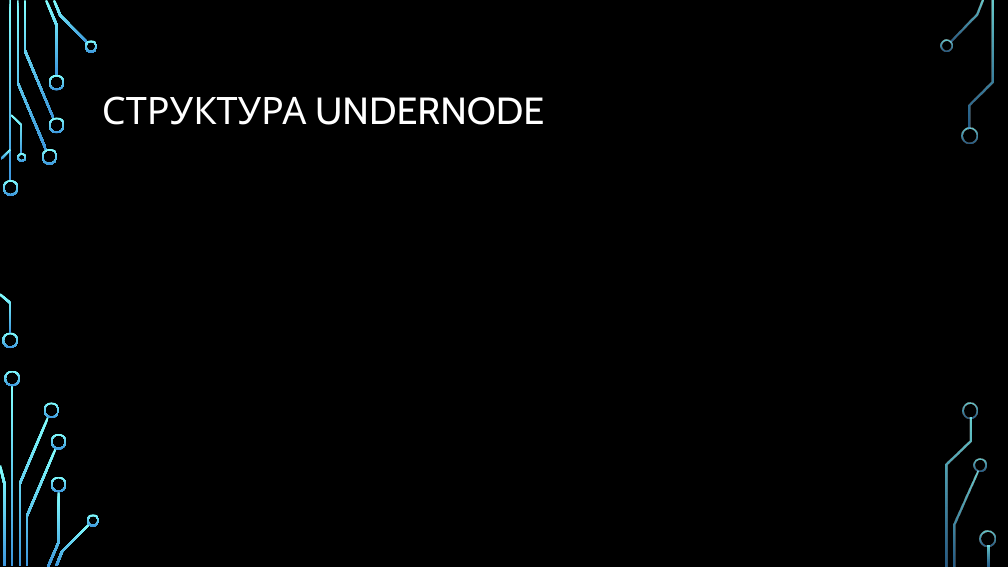
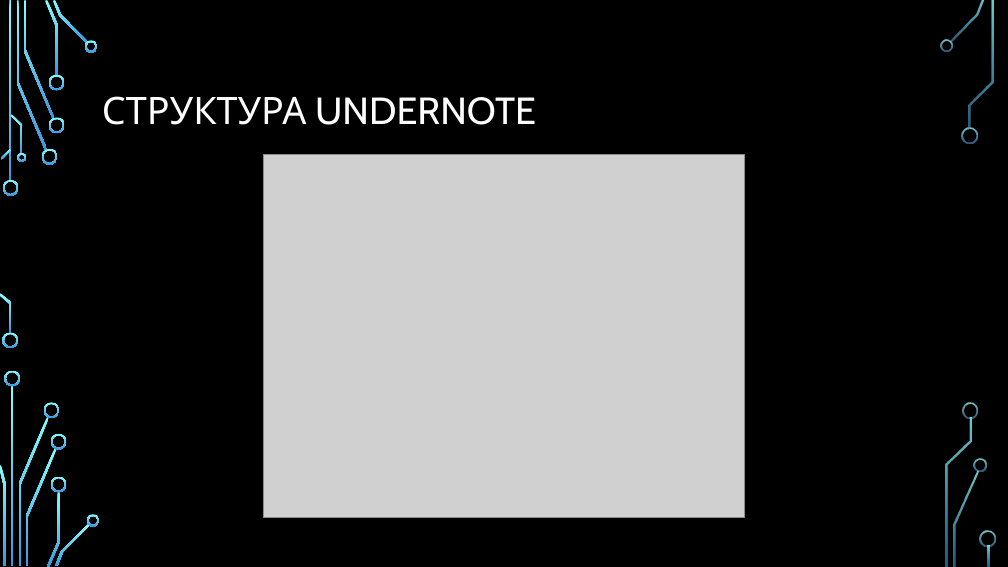
Before and after one commit to Akimeo/UnderTest, a slide deck: slide 7 of UnderBoX.pptx. Drawn at 1008x567 pixels with LibreOffice and Linux fonts; fonts in the diff are those of the drawing; grey boxes stand for pictures; background and template pictures are left out. Boxes give left, top, right and bottom in pixels: in the first picture for what was removed or moved away, otherwise in the second. Text is boxed around its words. In the diff, an @@ line names an element or a change of style, - is before the commit and + after.

```diff
--- a/UnderBoX.pptx
+++ b/UnderBoX.pptx
@@ title at box(102, 96, 536, 125): text changed @@
-СТРУКТУРА UNDERNODE
+СТРУКТУРА UNDERNOTE
@@ picture added at box(263, 154, 745, 518) @@
```
Also in this commit, not shown: 2 other slides changed, 1 slide added, 2 slides removed.
